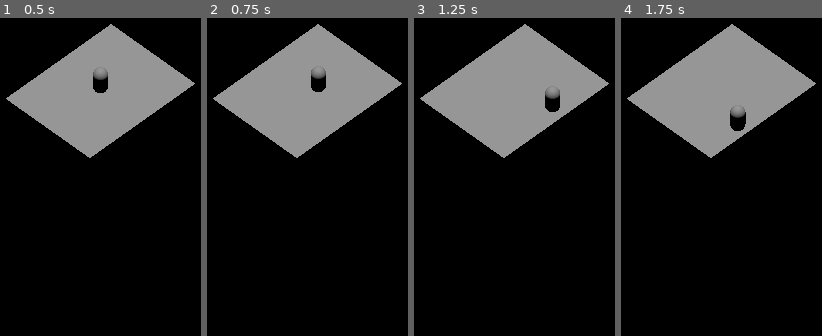
Above: before the commit, frames 1-4 (left to right).
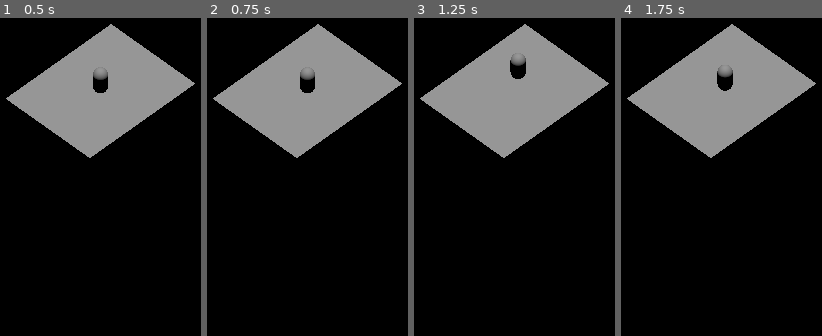
Above: after the commit, the same moments.

Repository: xelphyr/khrome
Game: Godot game, scene res://scenes/game.tscn
The game is run twice, just before and just after one commit, with the same random seed, the same clock (stepped at 60 frames per second) and the same inputs.
Inputs:
- Up to frame 1 (0.5 s): no input
- Up to frame 2 (0.75 s): tap Enter (ui_accept) at 0.5, 0.6 s; hold Right (ui_right) from 0.53 s (still down)
- Up to frame 3 (1.25 s): keep holding Right (ui_right); tap Space (jump, bound only after the commit) at 0.77, 1.07 s; tap W (move_x+, bound only after the commit) at 0.8 s
- Up to frame 4 (1.75 s): release Right (ui_right) at 1.28 s; hold Down (ui_down) from 1.28 s (still down); tap W (move_x+, bound only after the commit) at 1.35 s; tap Space (jump, bound only after the commit) at 1.52 s; tap S (move_x-, bound only after the commit) at 1.55 s

Frame 1 is identical in both runs. In frame 2, 0.7% of the frame differs, in the area x 46-60%, y 15-24%; in frame 3, 0.9%; in frame 4, 0.9%, in the area x 47-63%, y 14-36%.

Commit message:
added input actions for wasd and jump

Diff:
--- a/project.godot
+++ b/project.godot
@@ -23,6 +23,34 @@
 
 enabled=PackedStringArray("res://addons/godot_super-wakatime/plugin.cfg")
 
+[input]
+
+move_x+={
+"deadzone": 0.2,
+"events": [Object(InputEventKey,"resource_local_to_scene":false,"resource_name":"","device":-1,"window_id":0,"alt_pressed":false,"shift_pressed":false,"ctrl_pressed":false,"meta_pressed":false,"pressed":false,"keycode":0,"physical_keycode":87,"key_label":0,"unicode":119,"location":0,"echo":false,"script":null)
+]
+}
+move_x-={
+"deadzone": 0.2,
+"events": [Object(InputEventKey,"resource_local_to_scene":false,"resource_name":"","device":-1,"window_id":0,"alt_pressed":false,"shift_pressed":false,"ctrl_pressed":false,"meta_pressed":false,"pressed":false,"keycode":0,"physical_keycode":83,"key_label":0,"unicode":115,"location":0,"echo":false,"script":null)
+]
+}
+move_z+={
+"deadzone": 0.2,
+"events": [Object(InputEventKey,"resource_local_to_scene":false,"resource_name":"","device":-1,"window_id":0,"alt_pressed":false,"shift_pressed":false,"ctrl_pressed":false,"meta_pressed":false,"pressed":false,"keycode":0,"physical_keycode":65,"key_label":0,"unicode":97,"location":0,"echo":false,"script":null)
+]
+}
+move_z-={
+"deadzone": 0.2,
+"events": [Object(InputEventKey,"resource_local_to_scene":false,"resource_name":"","device":-1,"window_id":0,"alt_pressed":false,"shift_pressed":false,"ctrl_pressed":false,"meta_pressed":false,"pressed":false,"keycode":0,"physical_keycode":68,"key_label":0,"unicode":100,"location":0,"echo":false,"script":null)
+]
+}
+jump={
+"deadzone": 0.2,
+"events": [Object(InputEventKey,"resource_local_to_scene":false,"resource_name":"","device":-1,"window_id":0,"alt_pressed":false,"shift_pressed":false,"ctrl_pressed":false,"meta_pressed":false,"pressed":false,"keycode":0,"physical_keycode":32,"key_label":0,"unicode":32,"location":0,"echo":false,"script":null)
+]
+}
+
 [rendering]
 
 renderer/rendering_method="gl_compatibility"
--- a/scripts/player_movement.gd
+++ b/scripts/player_movement.gd
@@ -11,12 +11,12 @@
 		velocity += get_gravity() * delta
 
 	# Handle jump.
-	if Input.is_action_just_pressed("ui_accept") and is_on_floor():
+	if Input.is_action_just_pressed("jump") and is_on_floor():
 		velocity.y = JUMP_VELOCITY
 
 	# Get the input direction and handle the movement/deceleration.
 	# As good practice, you should replace UI actions with custom gameplay actions.
-	var input_dir := Input.get_vector("ui_left", "ui_right", "ui_up", "ui_down")
+	var input_dir := Input.get_vector("move_z+", "move_z-", "move_x+", "move_x-")
 	var direction := (transform.basis * Vector3(input_dir.x, 0, input_dir.y)).normalized()
 	if direction:
 		velocity.x = direction.x * SPEED
